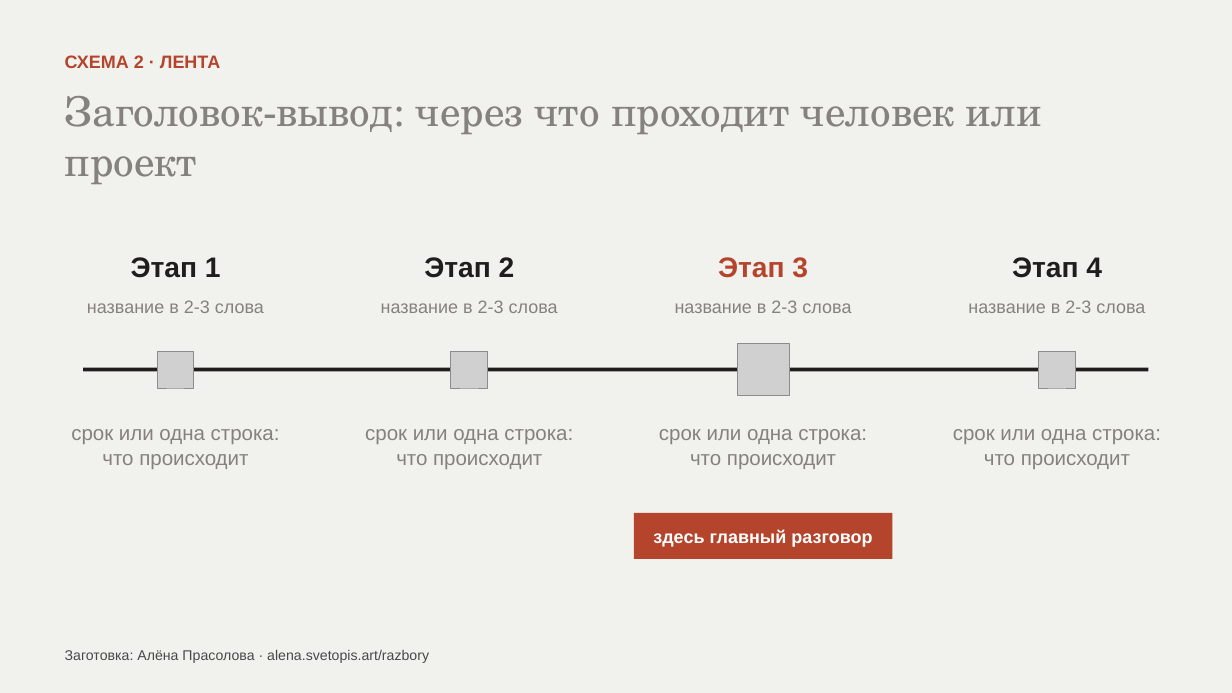
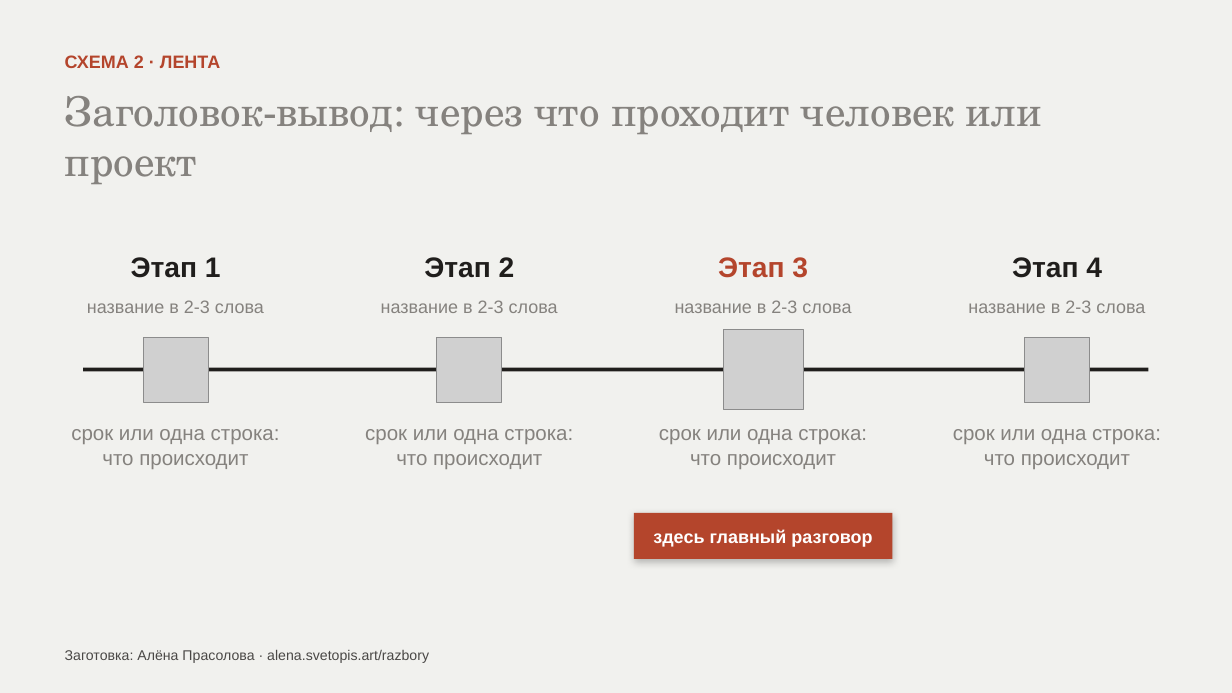
Before and after one commit to AlenaPrasol/vizitka-alena, a slide deck: slide 4 of razbory/5-shem-vmesto-abzaca/fayly/5-shem-vmesto-abzaca.pptx. Drawn at 1232x693 pixels with LibreOffice and Linux fonts; fonts in the diff are those of the drawing; grey boxes stand for pictures. Boxes give left, top, right and bottom in pixels: in the first picture for what was removed or moved away, otherwise in the second. Text is boxed around its words. In the diff, an @@ line names an element or a change of style, - is before the commit and + after.

```diff
--- a/razbory/5-shem-vmesto-abzaca/fayly/5-shem-vmesto-abzaca.pptx
+++ b/razbory/5-shem-vmesto-abzaca/fayly/5-shem-vmesto-abzaca.pptx
@@ picture: place and size @@
-picture at [157,351,194,388]
+picture at [143,337,208,402]
@@ picture: place and size @@
-picture at [451,351,488,388]
+picture at [437,337,502,402]
@@ picture: place and size @@
-picture at [738,344,789,396]
+picture at [724,330,803,409]
@@ picture: place and size @@
-picture at [1039,351,1076,388]
+picture at [1025,337,1090,402]
@@ rectangle "здесь главный разговор" at [634,513,893,559]: shadow on @@
```
Also in this commit, not shown: 3 other slides changed, 7 other files.
